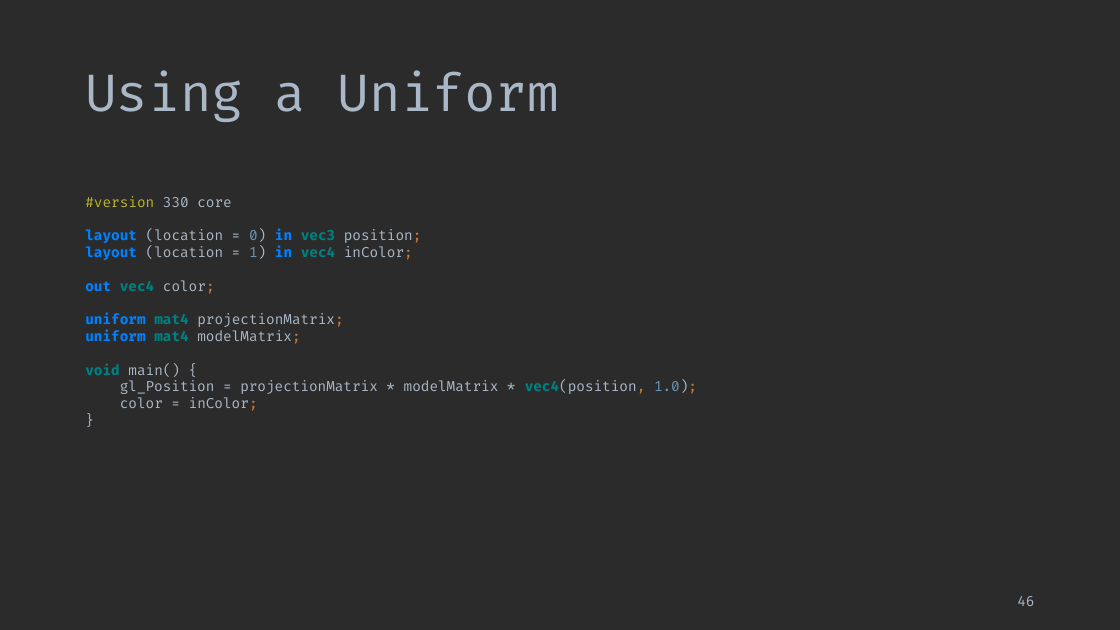
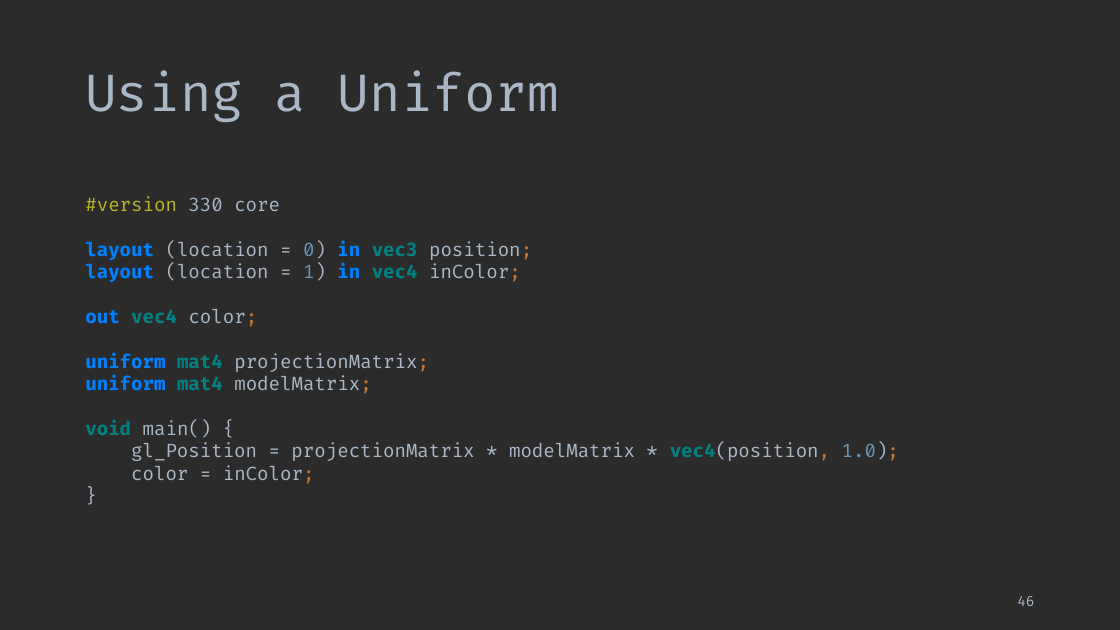
Before and after one commit to ShepherdJerred-homework/seminar-presentation, a slide deck: slide 46 of presentation.pptx. Drawn at 1120x630 pixels with LibreOffice and Linux fonts; fonts in the diff are those of the drawing. Boxes give left, top, right and bottom in pixels: in the first picture for what was removed or moved away, otherwise in the second. Text is boxed around its words. In the diff, an @@ line names an element or a change of style, - is before the commit and + after.

Commit message:
Make code sample font bigger

```diff
--- a/presentation.pptx
+++ b/presentation.pptx
@@ text "#version 330 core layout (location ..." at bbox=[85, 197, 899, 484]: size 12 to 16 pt @@
```
Also in this commit, not shown: 11 other slides changed.
